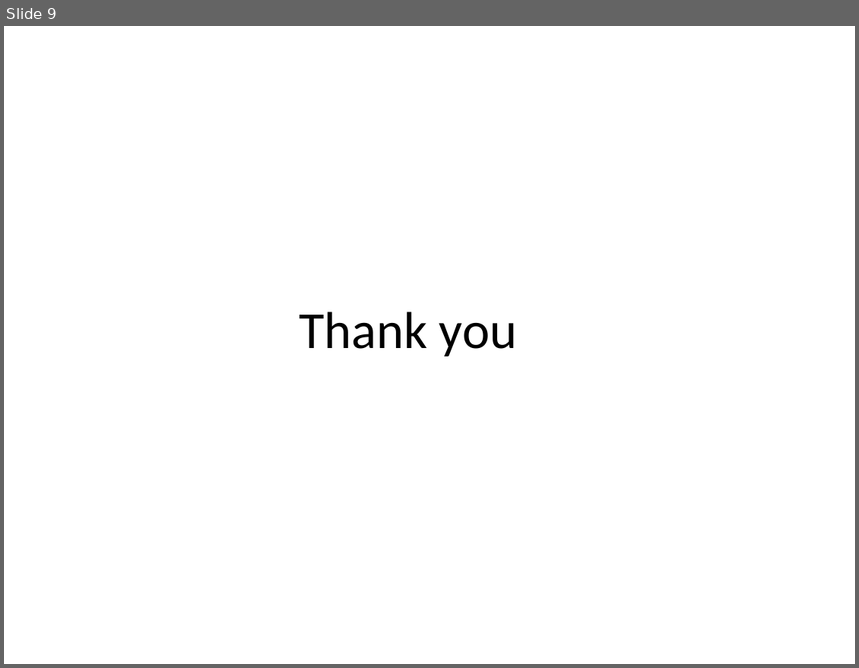
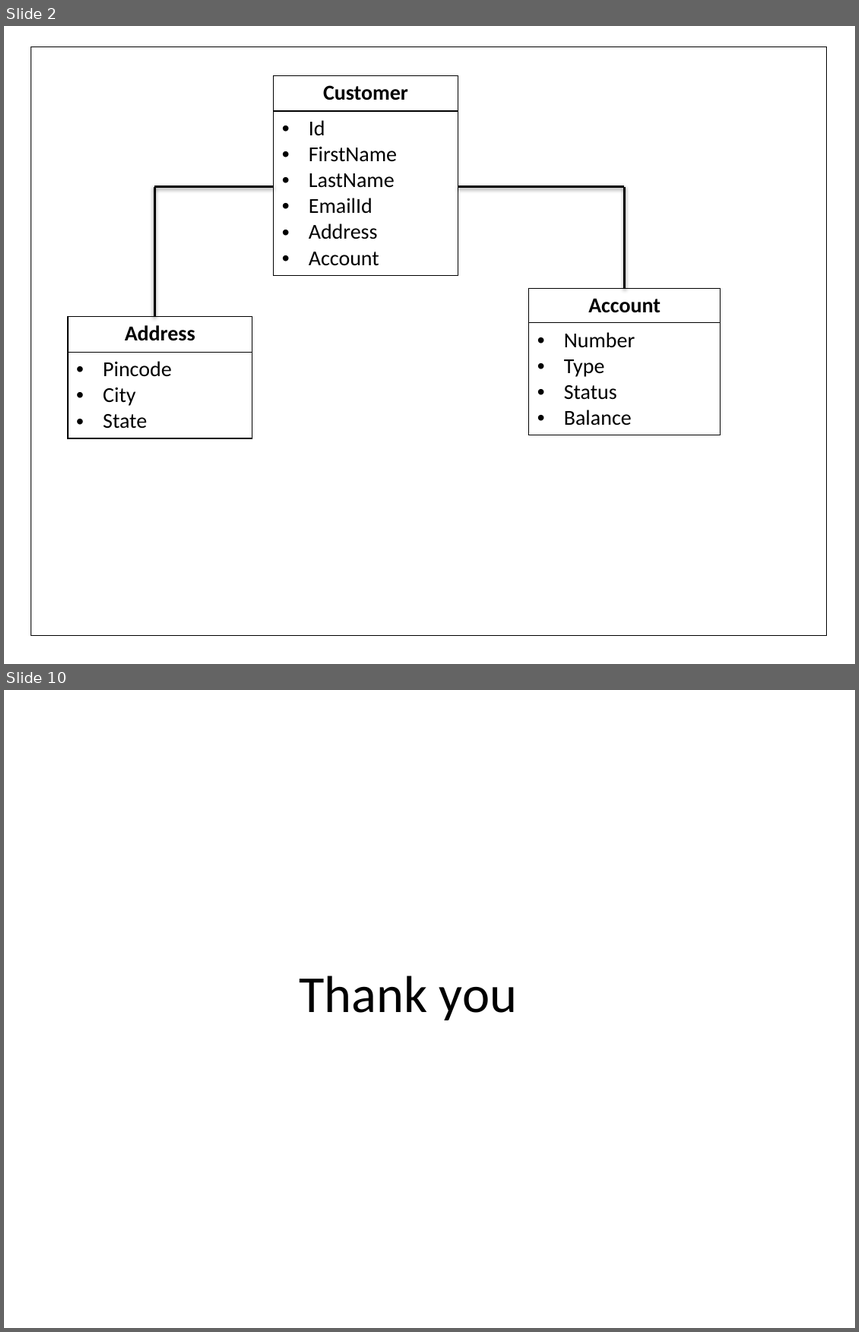
Before and after one commit to Manisha-shivagari/ppt, a slide deck: SHYAM_BANKING_PPT.pptx. Shown one above the other, each under a label of ours: slide 9 before the commit, slides 2 and 10 after it; the slides between them are not shown. The pictures are 859x668 and 859x1332 pixels, drawn with LibreOffice and Linux fonts; fonts in the diff are those of the drawing. Boxes give left, top, right and bottom in pixels: in the first picture for what was removed or moved away, otherwise in the second. Text is boxed around its words. In the diff, an @@ line names an element or a change of style, - is before the commit and + after.

```diff
--- a/SHYAM_BANKING_PPT.pptx
+++ b/SHYAM_BANKING_PPT.pptx
@@ slide 2 added at (4,26,855,664), background #FFFFFF @@
@@ table added at (31,47,827,636), 1 rows, 1 columns @@
+
@@ table added at (274,75,458,273), 2 rows, 1 columns @@
+Customer
+Id / FirstName / LastName / EmailId / Address / Account
@@ line added from (274, 187) to (154, 187), #000000 2 pt @@
@@ line added from (154, 187) to (154, 317), #000000 2 pt @@
@@ line added from (458, 187) to (623, 187), #000000 2 pt @@
@@ line added from (624, 187) to (624, 288), #000000 2 pt @@
@@ table added at (529,288,721,433), 2 rows, 1 columns @@
+Account
+Number / Type / Status / Balance
@@ table added at (68,317,253,438), 2 rows, 1 columns @@
+Address
+Pincode / City / State
@@ what was slide 9 is now slide 10 @@
```
Also in this commit, not shown: 5 slides changed, 3 other slides added, 3 slides removed.
